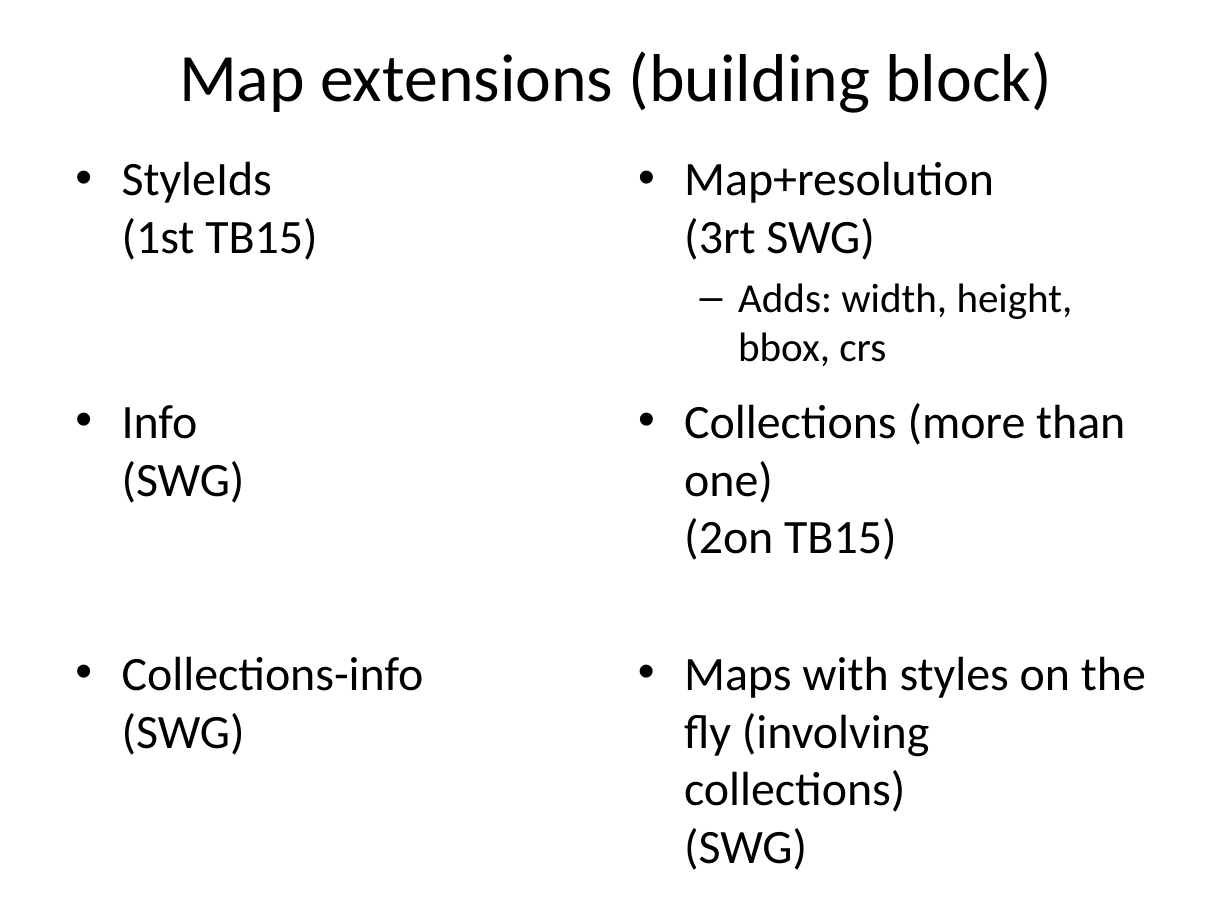
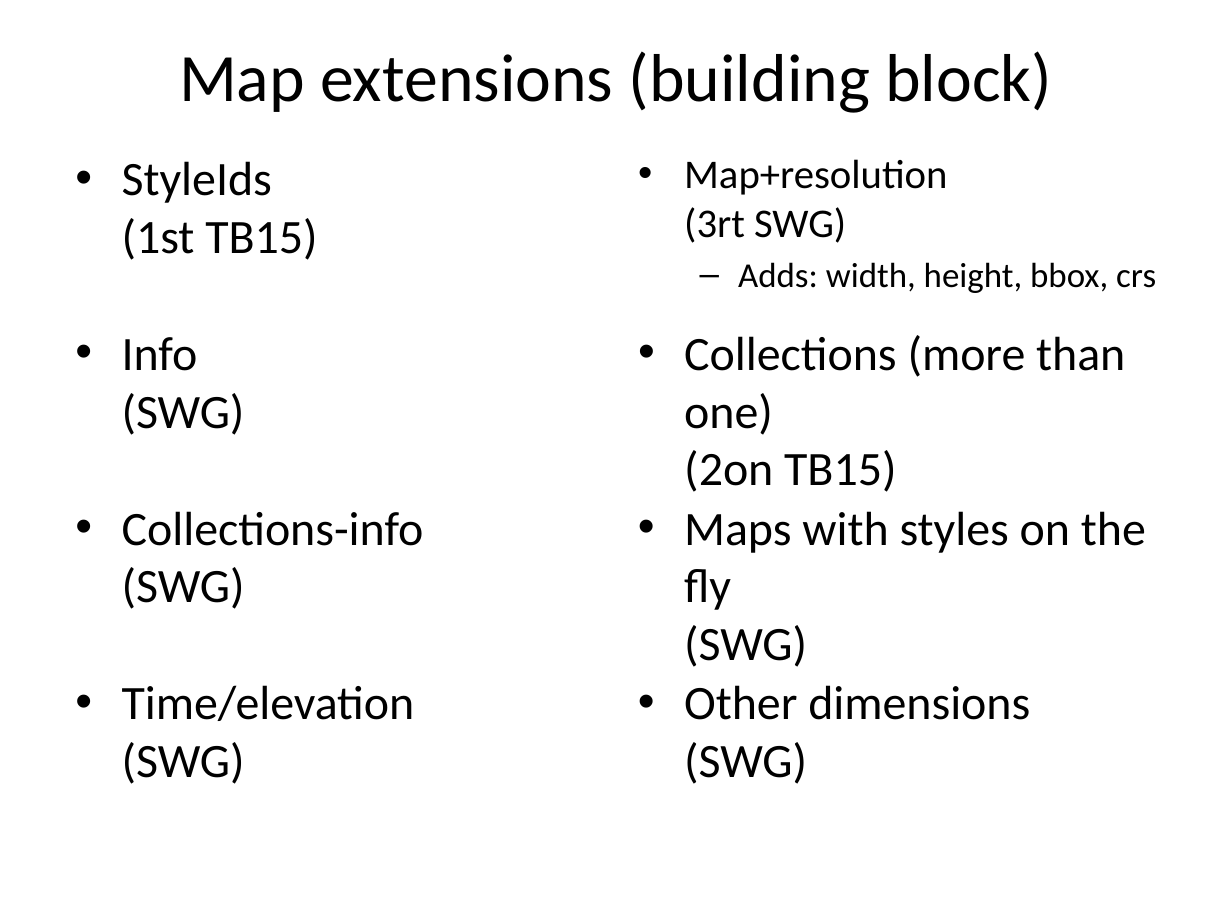
Before and after one commit to opengeospatial/ogcapi-maps, a slide deck: slide 5 of standard/images/diagrams.pptx. Drawn at 1232x924 pixels with LibreOffice and Linux fonts; fonts in the diff are those of the drawing. Boxes give left, top, right and bottom in pixels: in the first picture for what was removed or moved away, otherwise in the second. Text is boxed around its words. In the diff, an @@ line names an element or a change of style, - is before the commit and + after.

```diff
--- a/standard/images/diagrams.pptx
+++ b/standard/images/diagrams.pptx
@@ text "Map+resolution (3rt SWG)" at bbox=[684, 159, 1156, 293]: size 28 to 23.8 pt in "Map+resolution (3rt SWG)"; size 24 to 20.4 pt in "Adds: width, height, bbox, crs" @@
@@ text "Info (SWG)": place and size @@
-text "Info (SWG)" at bbox=[122, 405, 245, 503]
+text "Info (SWG)" at bbox=[122, 337, 245, 435]
@@ text "Collections (more than one) (2on ...": place and size @@
-text "Collections (more than one) (2on ..." at bbox=[684, 403, 1125, 560]
+text "Collections (more than one) (2on ..." at bbox=[684, 335, 1125, 492]
@@ text "Collections-info (SWG)": place and size @@
-text "Collections-info (SWG)" at bbox=[122, 656, 424, 755]
+text "Collections-info (SWG)" at bbox=[122, 511, 424, 609]
@@ text at bbox=[684, 511, 1146, 667]: text changed @@
-• Maps with styles on the fly (involving collections)
-  (SWG)
+• Maps with styles on the fly
+  (SWG)
@@ text added at bbox=[122, 685, 415, 784], 28 pt, text #000000 @@
+• Time/elevation
+  (SWG)
@@ text added at bbox=[684, 685, 1030, 784], 28 pt, text #000000 @@
+• Other dimensions
+  (SWG)
```
Also in this commit, not shown: 1 other slide changed, 25 other files.
